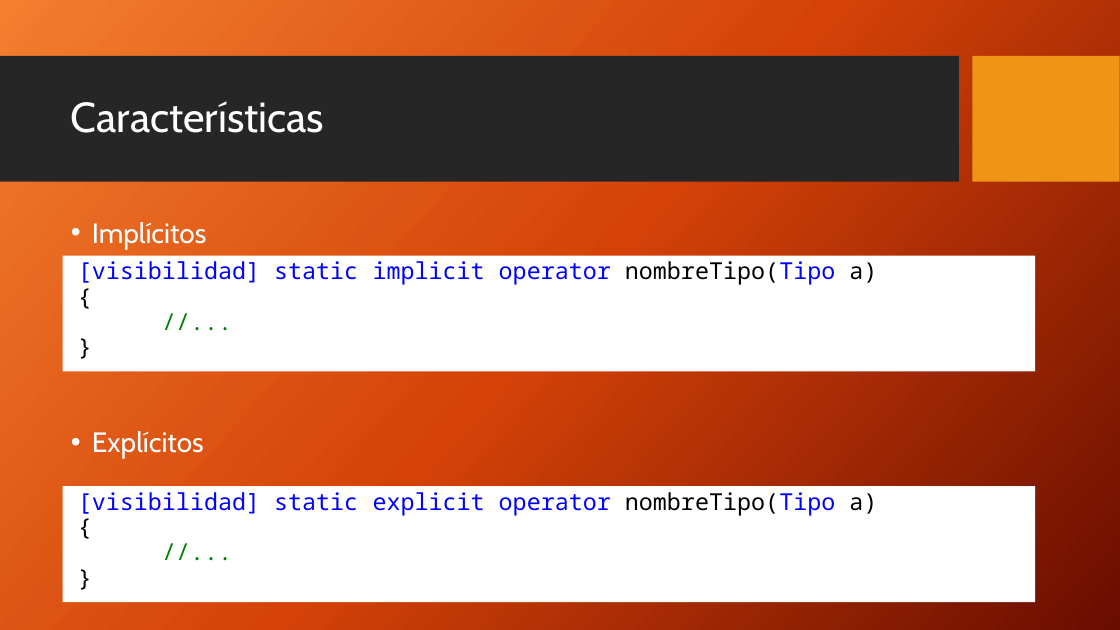
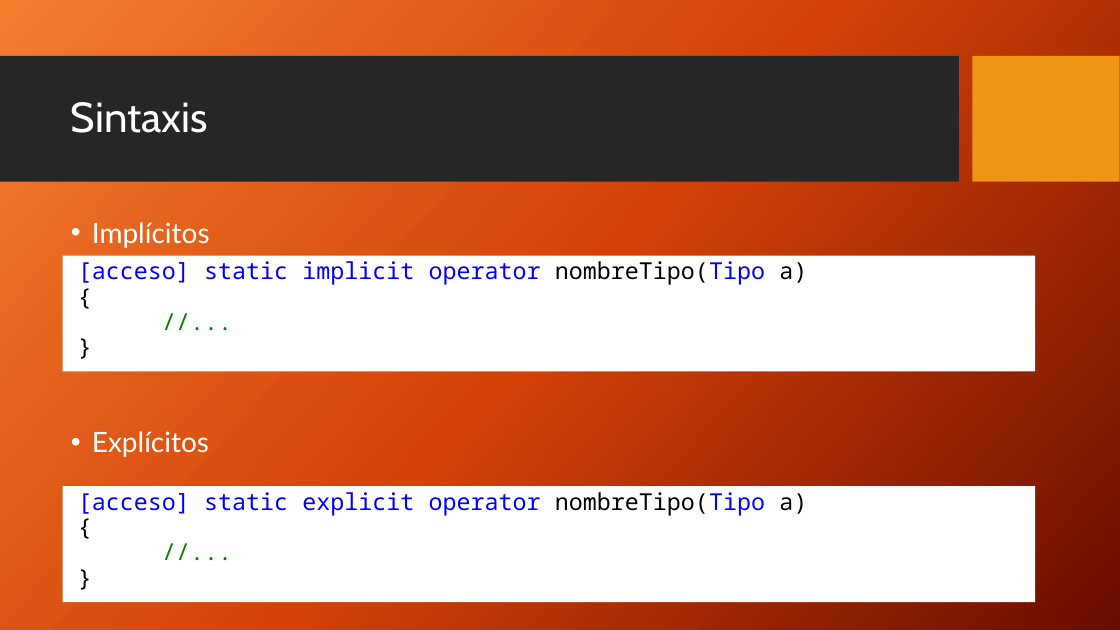
Before and after one commit to FedeDavila1984/utn_prog_y_lab_II, a slide deck: slide 7 of PPTs/ProgramacionII_Clase_04.2-2018.pptx. Drawn at 1120x630 pixels with LibreOffice and Linux fonts; fonts in the diff are those of the drawing; background and template pictures are left out. Boxes give left, top, right and bottom in pixels: in the first picture for what was removed or moved away, otherwise in the second. Text is boxed around its words. In the diff, an @@ line names an element or a change of style, - is before the commit and + after.

```diff
--- a/PPTs/ProgramacionII_Clase_04.2-2018.pptx
+++ b/PPTs/ProgramacionII_Clase_04.2-2018.pptx
@@ title at bbox=[71, 102, 208, 133]: text changed @@
-Características
+Sintaxis
@@ text "Implícitos" at bbox=[92, 222, 210, 457]: font Cabin to Lato @@
@@ text in rectangle at bbox=[78, 261, 807, 285]: text changed @@
-[visibilidad] static implicit operator nombreTipo(Tipo a)
+[acceso] static implicit operator nombreTipo(Tipo a)
@@ text in rectangle at bbox=[78, 492, 807, 516]: text changed @@
-[visibilidad] static explicit operator nombreTipo(Tipo a)
+[acceso] static explicit operator nombreTipo(Tipo a)
```
Also in this commit, not shown: 2 other slides changed, 1 other file.
